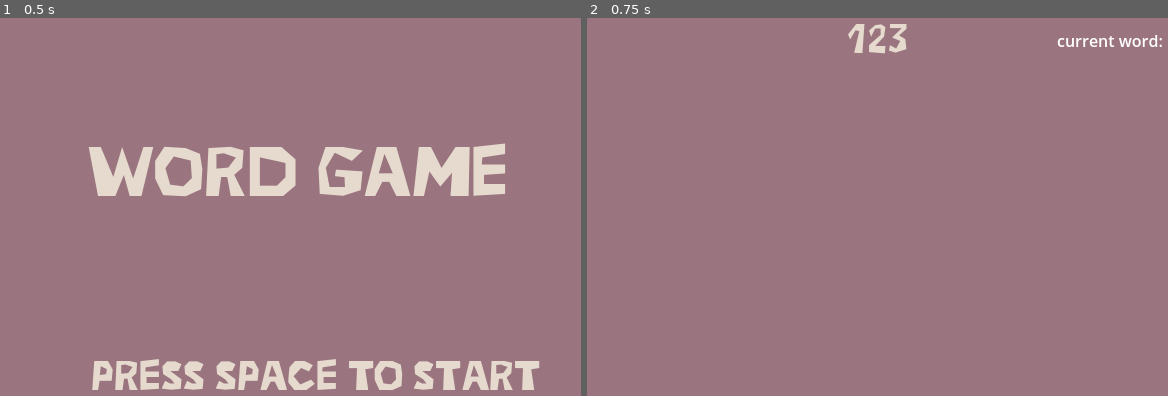
Above: before the commit, frames 1-2 (left to right).
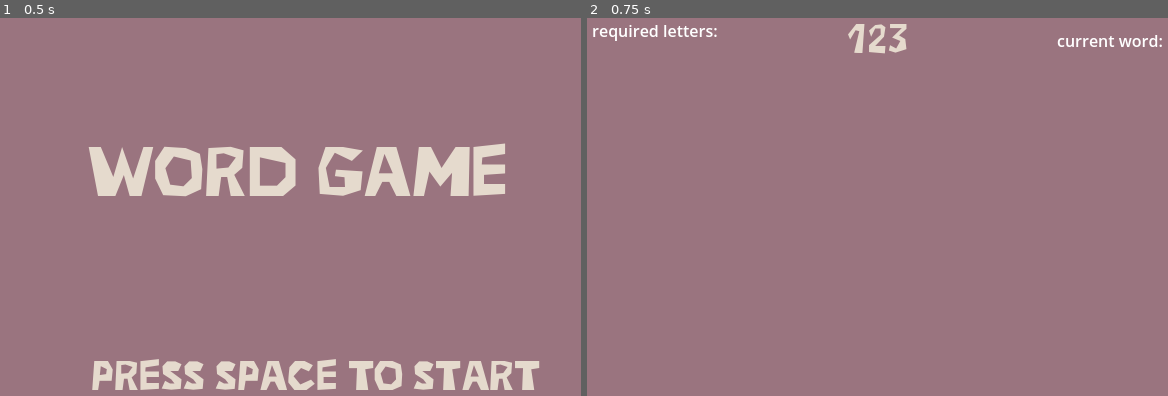
Above: after the commit, the same moments.

Repository: sugarvoid/make-words-dx
Game: Godot game, scene res://game/main_menu.tscn
Same seed, same stepped clock (60 frames per second), same inputs: the game is played once before the commit and once after it.
Inputs:
- Up to frame 1 (0.5 s): no input
- Up to frame 2 (0.75 s): tap Space (space) at 0.5 s; tap Enter (submit_word) at 0.6 s

Frame 1 is identical in both runs. In frame 2, 0.3% of the frame differs, in the area x 1-23%, y 1-7%.
Error before the commit: Cannot call method 'duplicate' on a null value. (res://game/game.gd:94)
Error after the commit: Invalid call. Nonexistent function 'get_letter' in base 'Nil'. (res://game/game.gd:65)

Commit message:
Word checker halfway done

Diff:
--- a/game/game.gd
+++ b/game/game.gd
@@ -12,7 +12,7 @@
 var game_round: int
 var can_type: bool
 
-var required_letters: Array[String] = []
+var required_letters: Array[String] = ["",""]
 var used_letters: Array[String] = []
 
 @onready var lbl_running_word: HBoxContainer = get_node("RunningWord")
@@ -21,6 +21,7 @@
 	game_round = 1
 	print(has_required_letters(['a', 's'], ['b', 'a', 's', 'e']))
 	load_words_from_file()
+	_update_player_label()
 
 func load_words_from_file() -> void:
 	var path = "res://game/data/words.txt"
@@ -44,14 +45,35 @@
 
 	if event.is_action_released("submit_word"):
 		if check_if_word_is_vaild(running_word):
-			pass
-			# Add points
+			#if game_round == 1:
+				#clone_letter(lbl_running_word.get_children().pick_random())
+				#move_clone_one()
+				#
+				#for letter: LetterLabel in lbl_running_word.get_children():
+					#letter.fade_away()
+				#running_word = ""
+				#_update_player_label()
+			if  has_required_letters(required_letters, word_to_array(running_word)):
+				# clear required array
+				required_letters = ["",""]
+				# clear temp childen
+				for c in $TempHolder.get_children():
+					$TempHolder.remove_child(c)
+				# Add points
 
-			clone_letter(lbl_running_word.get_children().pick_random())
-			move_clone_one()
+				var ran_letter_1 = lbl_running_word.get_children().pick_random()
+				print(str("letter be:", ran_letter_1.get_letter()))
+				required_letters[0] = ran_letter_1.get_letter()
+				clone_letter(ran_letter_1)
+				move_clone_one()
 
-			for letter: LetterLabel in lbl_running_word.get_children():
-				letter.fade_away()
+
+
+
+				for letter: LetterLabel in lbl_running_word.get_children():
+					letter.fade_away()
+				running_word = ""
+				_update_player_label()
 		else:
 			# Got wrong
 			print(str(running_word, ": was not real"))
@@ -72,8 +94,9 @@
 func _remove_letter_from_running_word() -> void:
 	running_word = running_word.left(running_word.length() -1 )
 	var letters = lbl_running_word.get_child_count()
-	var last_child = lbl_running_word.get_child(clamp(letters-1, 0, 13))
-	lbl_running_word.remove_child(last_child)
+	if letters > 0:
+		var last_child = lbl_running_word.get_child(clamp(letters-1, 0, 13))
+		lbl_running_word.remove_child(last_child)
 	_update_player_label()
 
 func _add_letter_to_running_word(letter: String) -> void:
@@ -83,6 +106,8 @@
 
 func _update_player_label() -> void:
 	$Debug/lbl_current_word.text = running_word
+	$Debug/RequiredLetters/one.text = required_letters[0]
+	$Debug/RequiredLetters/two.text = required_letters[1]
 
 func create_letter(letter: String) -> void:
 	var new_letter: LetterLabel = p_Letter.instantiate()
@@ -110,7 +135,7 @@
 #region WordManagment
 
 func word_to_array(word: String) -> Array[String]:
-	var _array = []
+	var _array: Array[String] = []
 	for c in word:
 		_array.append(c)
 
@@ -118,6 +143,9 @@
 
 
 func has_required_letters(required: Array, used: Array) -> bool:
+
+	if required == ["",""]:
+		return true
 
 	var _checks: Array = []
 
--- a/game/game.tscn
+++ b/game/game.tscn
@@ -42,6 +42,7 @@
 position = Vector2(381, 114)
 
 [node name="LblScore" type="Label" parent="."]
+layout_mode = 0
 offset_left = 161.0
 offset_top = -4.0
 offset_right = 428.0
@@ -66,9 +67,36 @@
 offset_bottom = 35.0
 text = "current word:"
 
+[node name="StaticLabel2" type="Label" parent="Debug"]
+layout_mode = 0
+offset_left = 9.0
+offset_top = 2.0
+offset_right = 115.0
+offset_bottom = 25.0
+text = "required letters:"
+
 [node name="lbl_current_word" type="Label" parent="Debug"]
 layout_mode = 0
 offset_left = 479.0
 offset_top = 41.0
 offset_right = 592.0
 offset_bottom = 84.0
+
+[node name="RequiredLetters" type="HBoxContainer" parent="Debug"]
+layout_mode = 0
+offset_left = 40.0
+offset_top = 21.0
+offset_right = 89.0
+offset_bottom = 61.0
+
+[node name="one" type="Label" parent="Debug/RequiredLetters"]
+layout_mode = 2
+text = "F"
+
+[node name="empty" type="Label" parent="Debug/RequiredLetters"]
+layout_mode = 2
+text = "     "
+
+[node name="two" type="Label" parent="Debug/RequiredLetters"]
+layout_mode = 2
+text = "K"
